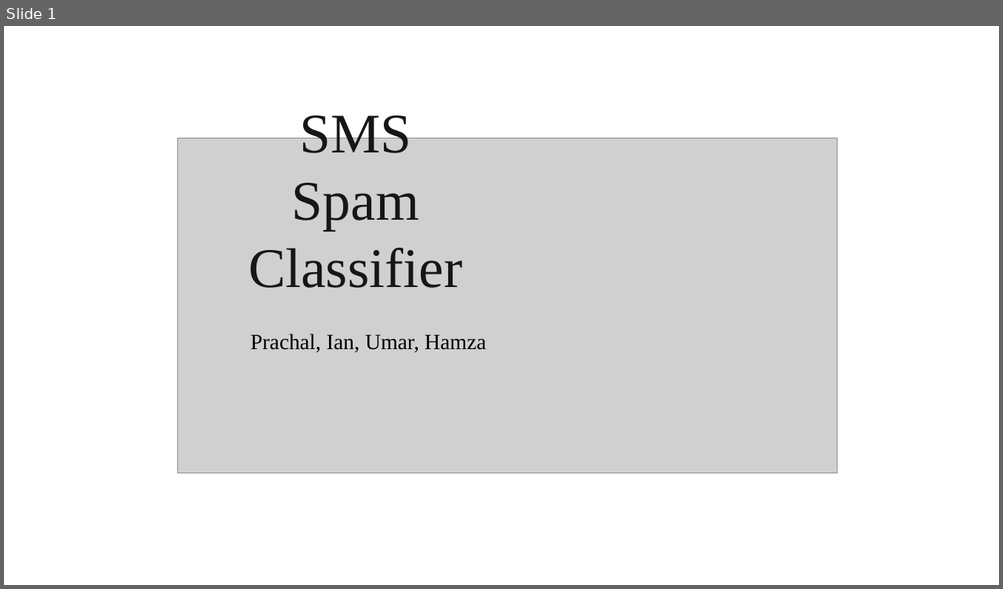
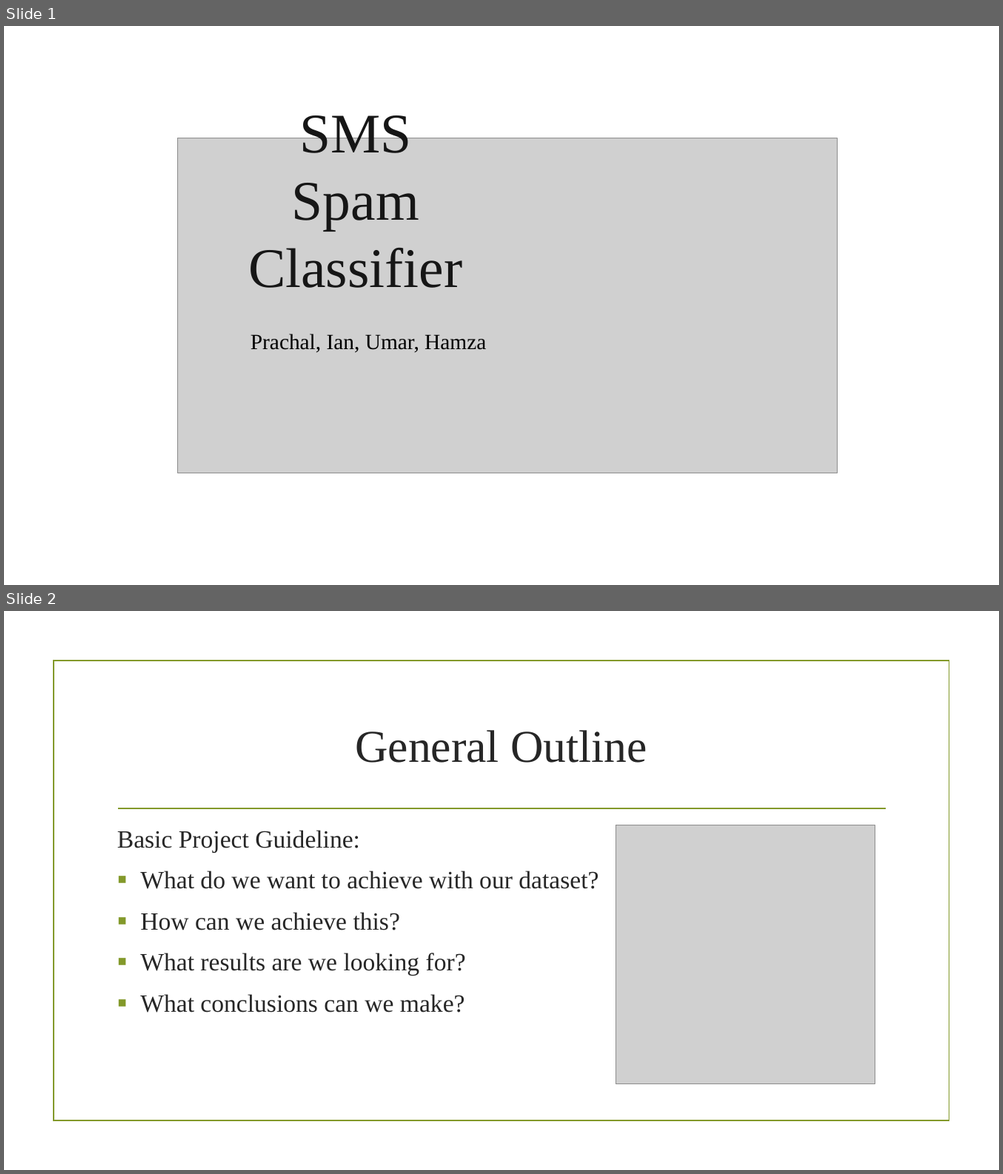
Before and after one commit to devdada/CS-418-Final-Project, a slide deck: SMS Spam Classifier.pptx. Shown one above the other, each under a label of ours: slide 1 before the commit, slides 1 and 2 after it. The pictures are 1003x589 and 1003x1174 pixels, drawn with LibreOffice and Linux fonts; fonts in the diff are those of the drawing; grey boxes stand for pictures; background and template pictures are left out. Boxes give left, top, right and bottom in pixels: in the first picture for what was removed or moved away, otherwise in the second. Text is boxed around its words. In the diff, an @@ line names an element or a change of style, - is before the commit and + after.

```diff
--- a/SMS Spam Classifier.pptx
+++ b/SMS Spam Classifier.pptx
@@ slide 2 added at (4,611,999,1170), background picture (left out) @@
@@ rectangle added at (54,661,948,1122), outline #83992A 1.25 pt @@
@@ title added at (355,730,647,763), 44 pt, text #262626 @@
+General Outline
@@ line added from (118, 809) to (885, 809), #83992A 1.25 pt @@
@@ text added at (117,830,598,1013), 24 pt, text #262626 @@
+Basic Project Guideline:
+▪ What do we want to achieve with our dataset?
+▪ How can we achieve this?
+▪ What results are we looking for?
+▪ What conclusions can we make?
@@ picture added at (616,825,875,1084) @@
```
Also in this commit, not shown: 2 slides changed, 6 other slides added, 1 slide removed.
